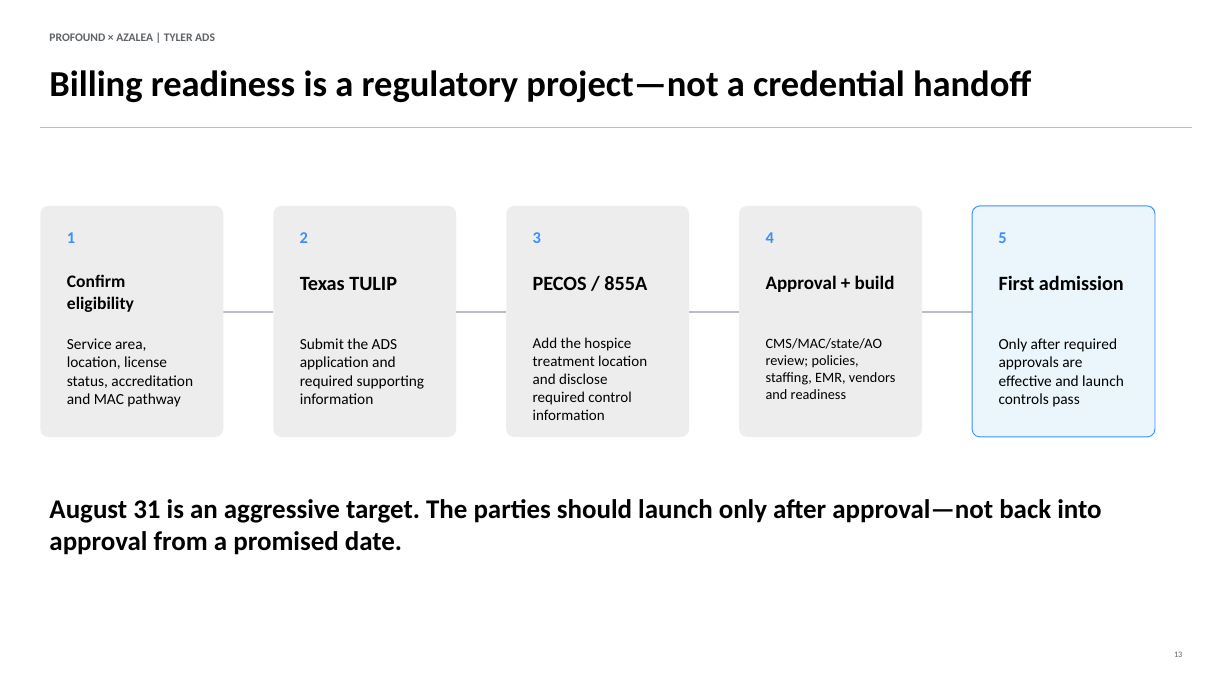
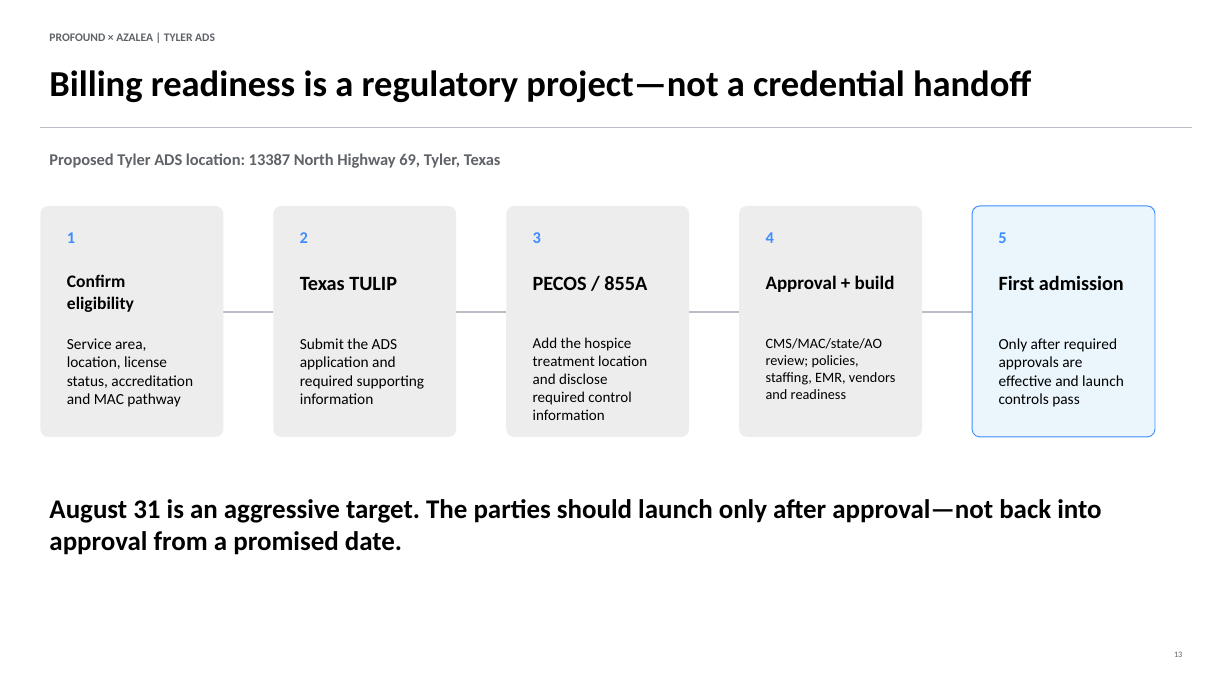
Before and after one commit to geoffschackmann1/genai-launchpad, a slide deck: slide 13 of sba_application/21_profound_ads_partnership_2026-08-06/Profound ADS Partnership Working Session - Revision 1.00 - 081026.pptx. Drawn at 1232x693 pixels with LibreOffice and Linux fonts; fonts in the diff are those of the drawing. Boxes give left, top, right and bottom in pixels: in the first picture for what was removed or moved away, otherwise in the second. Text is boxed around its words. In the diff, an @@ line names an element or a change of style, - is before the commit and + after.

Commit message:
Add confirmed Tyler ADS address

```diff
--- a/sba_application/21_profound_ads_partnership_2026-08-06/Profound ADS Partnership Working Session - Revision 1.00 - 081026.pptx
+++ b/sba_application/21_profound_ads_partnership_2026-08-06/Profound ADS Partnership Working Session - Revision 1.00 - 081026.pptx
@@ text added at [49, 153, 501, 168], 12.7 pt, text #5F6368, bold @@
+Proposed Tyler ADS location: 13387 North Highway 69, Tyler, Texas
```
Also in this commit, not shown: 4 other files.
